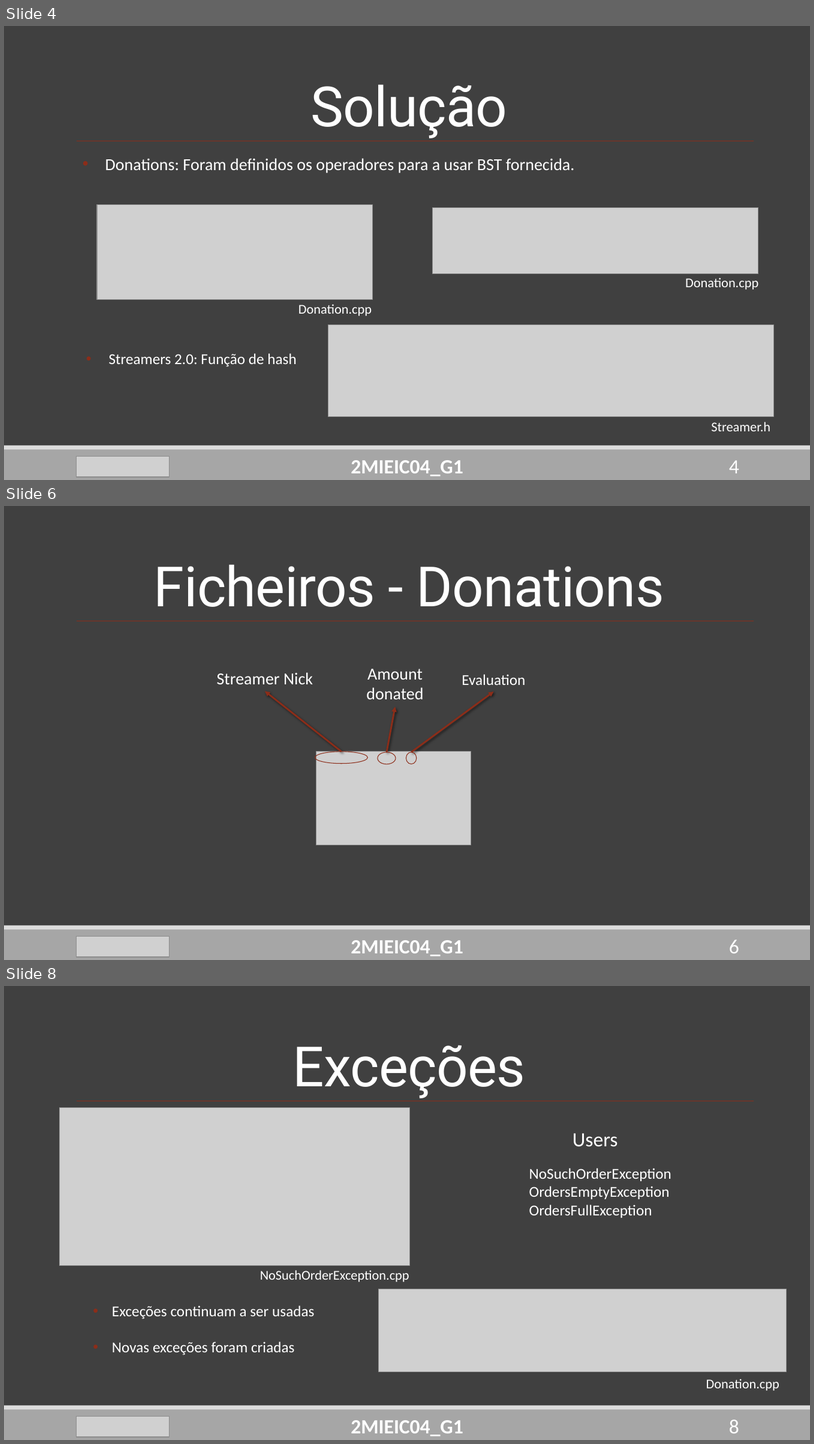
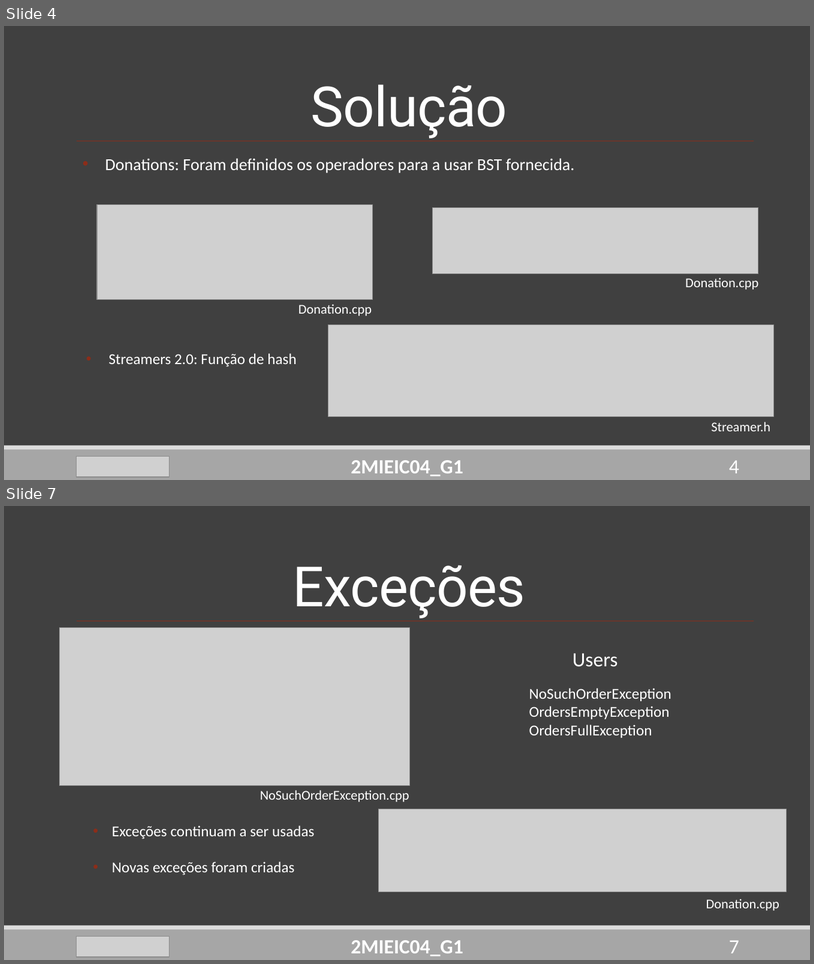
Before and after one commit to DoStini/FEUP-AEDA-proj, a slide deck: StreamZ__P2.pptx. Shown one above the other, each under a label of ours: slides 4, 6 and 8 before the commit, slides 4 and 7 after it; the slides between them are not shown. The pictures are 814x1444 and 814x964 pixels, drawn with LibreOffice and Linux fonts; fonts in the diff are those of the drawing; grey boxes stand for pictures. Boxes give left, top, right and bottom in pixels: in the first picture for what was removed or moved away, otherwise in the second. Text is boxed around its words. In the diff, an @@ line names an element or a change of style, - is before the commit and + after.

```diff
--- a/StreamZ__P2.pptx
+++ b/StreamZ__P2.pptx
@@ slide 6 removed at box(4, 506, 810, 960), background #404040; not listed: 3 template elements that a slide beside it also shows @@
@@ title removed at box(154, 564, 665, 607) @@
-Ficheiros - Donations
@@ line removed from (754, 621) to (77, 621) @@
@@ text removed at box(217, 672, 313, 684) @@
-Streamer Nick
@@ text removed at box(366, 669, 423, 699) @@
-Amount donated
@@ text removed at box(462, 674, 525, 685) @@
-Evaluation
@@ arrow removed from (342, 751) to (266, 691) @@
@@ arrow removed from (412, 752) to (494, 692) @@
@@ arrow removed from (387, 752) to (395, 707) @@
@@ ellipse removed at box(315, 751, 368, 764) @@
@@ picture removed at box(316, 751, 471, 845) @@
@@ ellipse removed at box(378, 752, 396, 765) @@
@@ ellipse removed at box(406, 752, 417, 765) @@
@@ picture removed at box(77, 936, 170, 957) @@
@@ text removed at box(351, 940, 464, 956) @@
-2MIEIC04_G1
@@ page number removed at box(729, 939, 740, 953) @@
-6
@@ what was slide 8 is now slide 7 @@
@@ page number at box(729, 940, 740, 953): text changed @@
-8
+7
```
Also in this commit, not shown: 7 slides changed.
